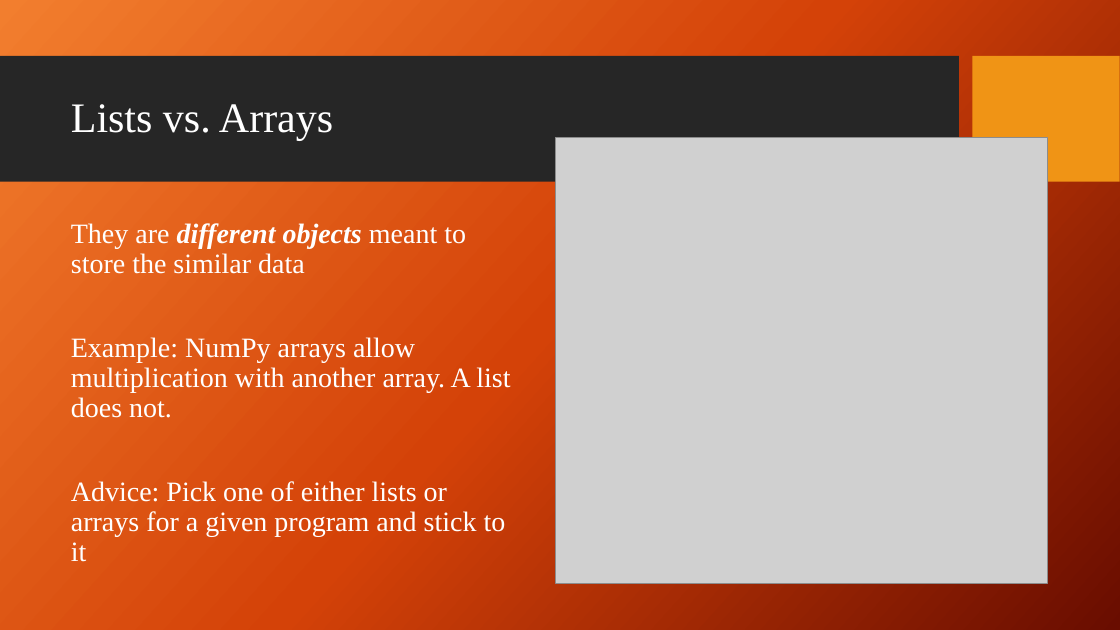
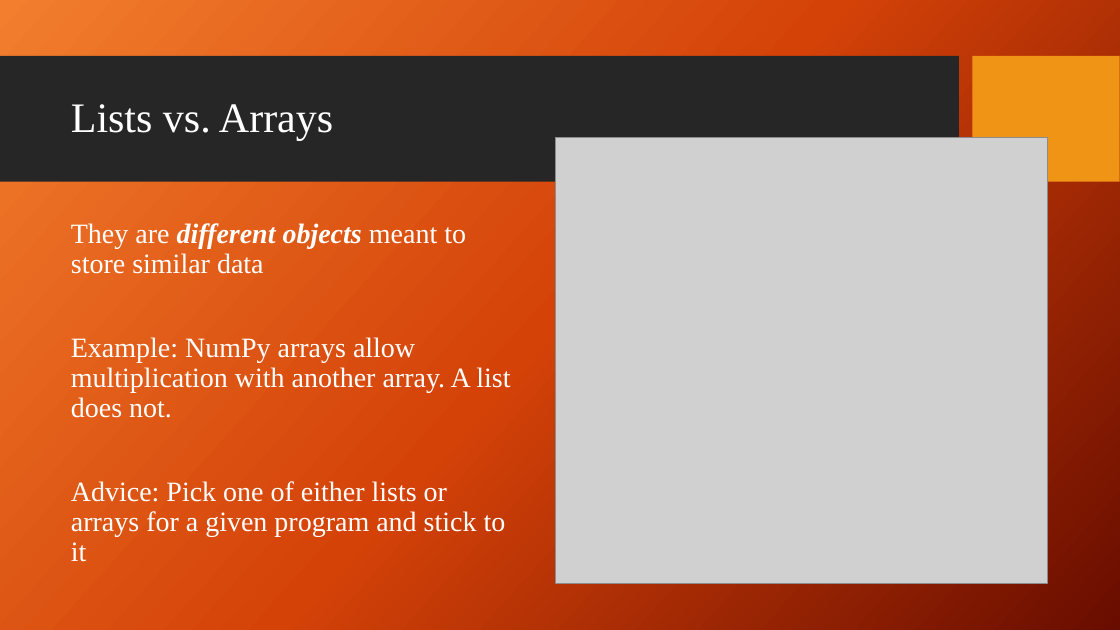
Before and after one commit to giganano/PythonBootcamp, a slide deck: slide 12 of slides/review.pptx (slide 8 before the commit). Drawn at 1120x630 pixels with LibreOffice and Linux fonts; fonts in the diff are those of the drawing; grey boxes stand for pictures; background and template pictures are left out. Boxes give left, top, right and bottom in pixels: in the first picture for what was removed or moved away, otherwise in the second. Text is boxed around its words. In the diff, an @@ line names an element or a change of style, - is before the commit and + after.

```diff
--- a/slides/review.pptx
+++ b/slides/review.pptx
@@ text at <box>71,223,466,274</box>: text changed @@
-They are different objects meant to store the similar data
+They are different objects meant to store similar data
```
Also in this commit, not shown: 2 other slides changed, 5 slides added, 25 other files.
